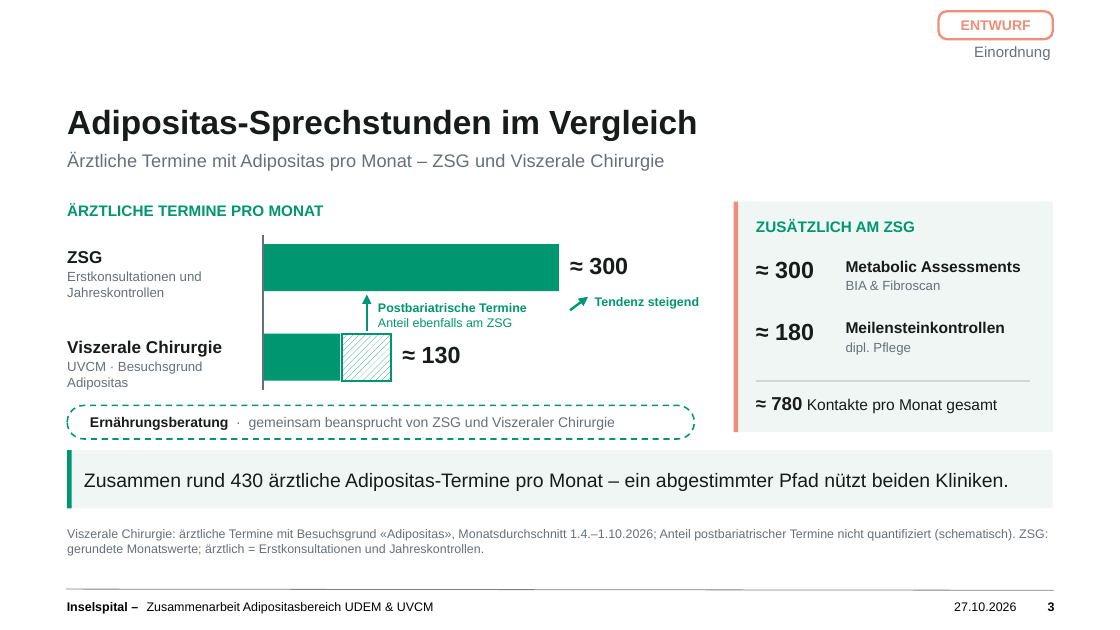
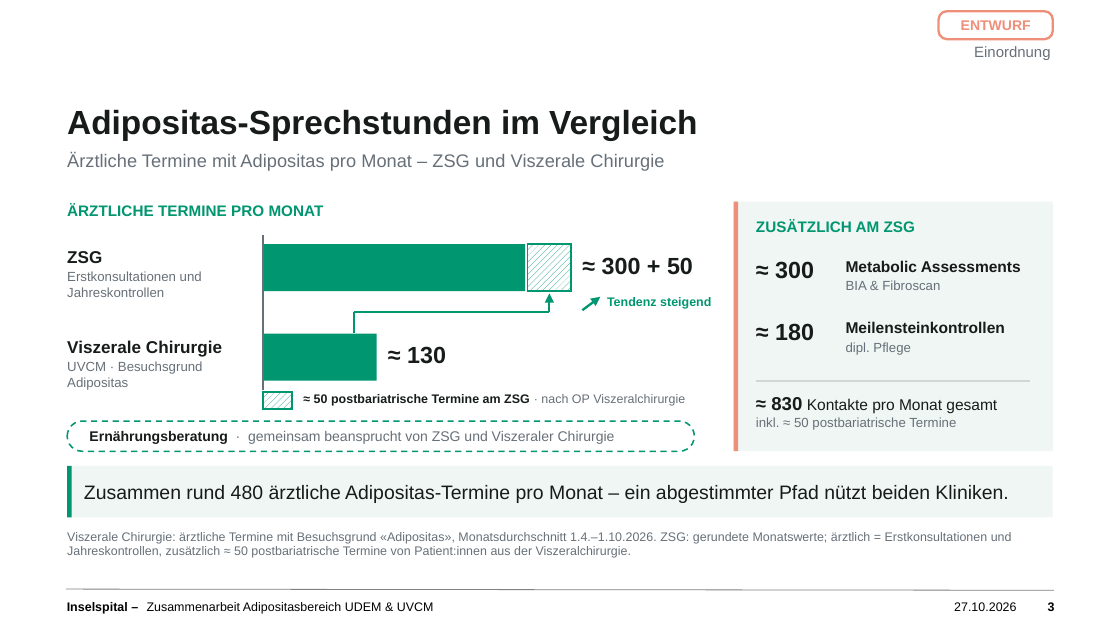
Before and after one commit to salmonplnk/Masterarbeit, a slide deck: slide 3 of praesentation/Zusammenarbeit_Adipositas_UDEM_UVCM_Entwurf.pptx. Drawn at 1120x630 pixels with LibreOffice and Linux fonts; fonts in the diff are those of the drawing; background and template pictures are left out. Boxes give left, top, right and bottom in pixels: in the first picture for what was removed or moved away, otherwise in the second. Text is boxed around its words. In the diff, an @@ line names an element or a change of style, - is before the commit and + after.

```diff
--- a/praesentation/Zusammenarbeit_Adipositas_UDEM_UVCM_Entwurf.pptx
+++ b/praesentation/Zusammenarbeit_Adipositas_UDEM_UVCM_Entwurf.pptx
@@ rectangle: place and size @@
-rectangle at (734, 202, 1053, 432)
+rectangle at (734, 202, 1053, 451)
@@ rectangle: place and size @@
-rectangle at (734, 202, 738, 432)
+rectangle at (734, 202, 738, 451)
@@ rectangle: place and size @@
-rectangle at (263, 244, 559, 291)
+rectangle at (263, 244, 525, 291)
@@ rectangle added at (528, 244, 571, 291), fill pattern #009670 on #FFFFFF, outline #009670 1 pt @@
@@ text at (602, 257, 693, 275): text changed @@
-≈ 300
+≈ 300 + 50
@@ arrow added from (549, 312) to (549, 293), #009670 1.25 pt @@
@@ arrow moved from (570, 310) - (588, 297) to (582, 310) - (600, 297) @@
@@ text "Tendenz steigend": place and size @@
-text "Tendenz steigend" at (595, 297, 699, 309)
+text "Tendenz steigend" at (607, 297, 711, 309)
@@ arrow moved from (367, 332) - (367, 295) to (354, 333) - (354, 312) @@
@@ arrow (354, 333) - (354, 312): arrow to line; stroke #009670 1.5 pt to #009670 1.25 pt @@
@@ line added from (354, 312) to (549, 312), #009670 1.25 pt @@
@@ rectangle: place and size @@
-rectangle at (263, 334, 340, 381)
+rectangle at (263, 334, 376, 381)
@@ text "≈ 130": place and size @@
-text "≈ 130" at (422, 346, 461, 364)
+text "≈ 130" at (407, 346, 446, 364)
@@ rectangle: place and size @@
-rectangle at (343, 334, 392, 381)
+rectangle at (263, 392, 292, 409)
@@ text at (314, 394, 685, 406): text changed; text colour #009670 to #171C1B @@
-Postbariatrische Termine
-Anteil ebenfalls am ZSG
+≈ 50 postbariatrische Termine am ZSG · nach OP Viszeralchirurgie
@@ text at (756, 397, 997, 430): text changed; size 10 to 8.5 pt; text colour #171C1B to #677078 @@
-≈ 780 Kontakte pro Monat gesamt
+≈ 830 Kontakte pro Monat gesamt
+inkl. ≈ 50 postbariatrische Termine
@@ rounded rectangle "Ernährungsberatung · gemeinsam beansprucht von ...": place and size @@
-rounded rectangle "Ernährungsberatung · gemeinsam beansprucht von ..." at (67, 405, 694, 439)
+rounded rectangle "Ernährungsberatung · gemeinsam beansprucht von ..." at (67, 421, 694, 451)
@@ rectangle: place and size @@
-rectangle at (67, 450, 1053, 508)
+rectangle at (67, 466, 1053, 517)
@@ rectangle: place and size @@
-rectangle at (67, 450, 72, 508)
+rectangle at (67, 466, 72, 517)
@@ text at (84, 485, 1008, 503): text changed @@
-Zusammen rund 430 ärztliche Adipositas-Termine pro Monat – ein abgestimmter Pfad nützt beiden Kliniken.
+Zusammen rund 480 ärztliche Adipositas-Termine pro Monat – ein abgestimmter Pfad nützt beiden Kliniken.
@@ text at (67, 532, 1012, 558): text changed @@
-Viszerale Chirurgie: ärztliche Termine mit Besuchsgrund «Adipositas», Monatsdurchschnitt 1.4.–1.10.2026; Anteil postbariatrischer Termine nicht quantifiziert (schematisch). ZSG: gerundete Monatswerte; ärztlich = Erstkonsultationen und Jahreskontrollen.
+Viszerale Chirurgie: ärztliche Termine mit Besuchsgrund «Adipositas», Monatsdurchschnitt 1.4.–1.10.2026. ZSG: gerundete Monatswerte; ärztlich = Erstkonsultationen und Jahreskontrollen, zusätzlich ≈ 50 postbariatrische Termine von Patient:innen aus der Viszeralchirurgie.
```
